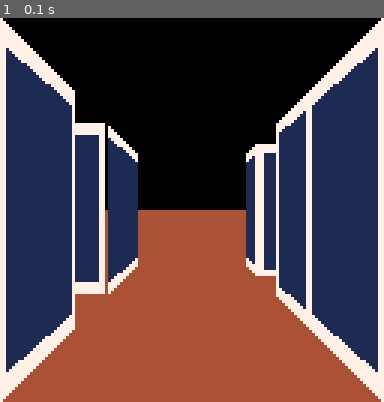
Above: before the commit, frame 1.
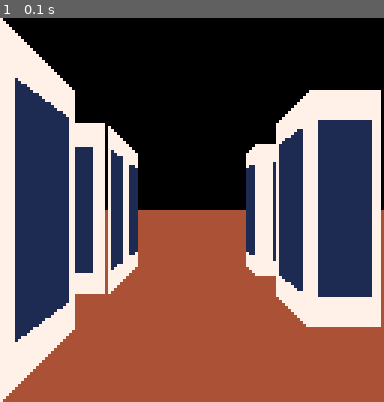
Above: after the commit, the same moment.

Repository: b4dr1ck/Pico8
Game: PICO-8 cartridge sandbox/3d_dungeon.p8
The game is run twice, just before and just after one commit, with the same random seed, the same clock (stepped at 60 frames per second) and the same inputs.
Inputs:
- Up to frame 1 (0.1 s): no input

The runs differ from the first frame. In frame 1, 16% of the frame differs, in the area x 1-100%, y 0-100%.

Commit message:
CHANGE: 3d_dungeon: Frontwall auch fuer Mitte implementiert (dir = 0)

Diff:
--- a/sandbox/3d_dungeon.p8
+++ b/sandbox/3d_dungeon.p8
@@ -38,9 +38,12 @@
 	if dir==1 then
 		x0=0
 		x1=edge
-	else
+	elseif dir == -1 then
 		x0=127-edge
 		x1=127
+	elseif dir == 0 then
+		x0=flr(cx-h)
+		x1=flr(cx+h)
 	end
 	for x=x0,x1 do
 		local t=(x-x0)/(x1-x0)
@@ -54,8 +57,6 @@
 	rectfill(0,64,128,128,4)
 
 	local zfar=h0/h1
-	local zleft=1+(zfar-1)*2/wall_count
-	local zright=1+(zfar-1)*3/wall_count
 
 	for i=wall_count-1,0,-1 do
 		local z0=1+(zfar-1)*i/wall_count
@@ -66,29 +67,34 @@
 		end
 
 		if i == 1 then
+			local zleft=z1
 			frontwall(zleft,1,0,0)
 		end
 
-		if i != 2 then
+		if i != 2 and i != 0 then
 			sidewall(z0,z1,-1,0,0)
 		end
 
-		if i == 2 then
-			frontwall(zright,-1,0,0)
+		if i == 2 or i == 0 then
+			local zright=z1
+   frontwall(zright,-1,0,0)
 		end
+
+
+
 	end
 
 
 end
 __gfx__
-0000000025555555d2222222b3333333899999997777777777777777111111177111111100000000000000000000000000000000000000000000000000000000
-0000000015555555d2222222b3333333899999997111111111111117111111177111111100000000000000000000000000000000000000000000000000000000
-0070070015555555d2222222b3333333899999997111111111111117111111177111111100000000000000000000000000000000000000000000000000000000
-0007700011111111ddddddddbbbbbbbb888888887111111111111117111111177111111100000000000000000000000000000000000000000000000000000000
-00077000555515552222d2223333b333999989997111111111111117111111177111111100000000000000000000000000000000000000000000000000000000
-00700700555515552222d2223333b333999989997111111111111117111111177111111100000000000000000000000000000000000000000000000000000000
-00000000555515552222d2223333b333999989997111111111111117111111177111111100000000000000000000000000000000000000000000000000000000
-0000000011111111ddddddddbbbbbbbb888888887111111111111117777777777777777700000000000000000000000000000000000000000000000000000000
+0000000025555555d2222222b3333333899999997777777777777777111111777711111100000000000000000000000000000000000000000000000000000000
+0000000015555555d2222222b3333333899999997777777777777777111111777711111100000000000000000000000000000000000000000000000000000000
+0070070015555555d2222222b3333333899999997711111111111177111111777711111100000000000000000000000000000000000000000000000000000000
+0007700011111111ddddddddbbbbbbbb888888887711111111111177111111777711111100000000000000000000000000000000000000000000000000000000
+00077000555515552222d2223333b333999989997711111111111177111111777711111100000000000000000000000000000000000000000000000000000000
+00700700555515552222d2223333b333999989997711111111111177111111777711111100000000000000000000000000000000000000000000000000000000
+00000000555515552222d2223333b333999989997711111111111177777777777777777700000000000000000000000000000000000000000000000000000000
+0000000011111111ddddddddbbbbbbbb888888887711111111111177777777777777777700000000000000000000000000000000000000000000000000000000
 __map__
 0506000000000000000000000000000000000000000000000000000000000000000000000000000000000000000000000000000000000000000000000000000000000000000000000000000000000000000000000000000000000000000000000000000000000000000000000000000000000000000000000000000000000000
 0807000000000000000000000000000000000000000000000000000000000000000000000000000000000000000000000000000000000000000000000000000000000000000000000000000000000000000000000000000000000000000000000000000000000000000000000000000000000000000000000000000000000000
